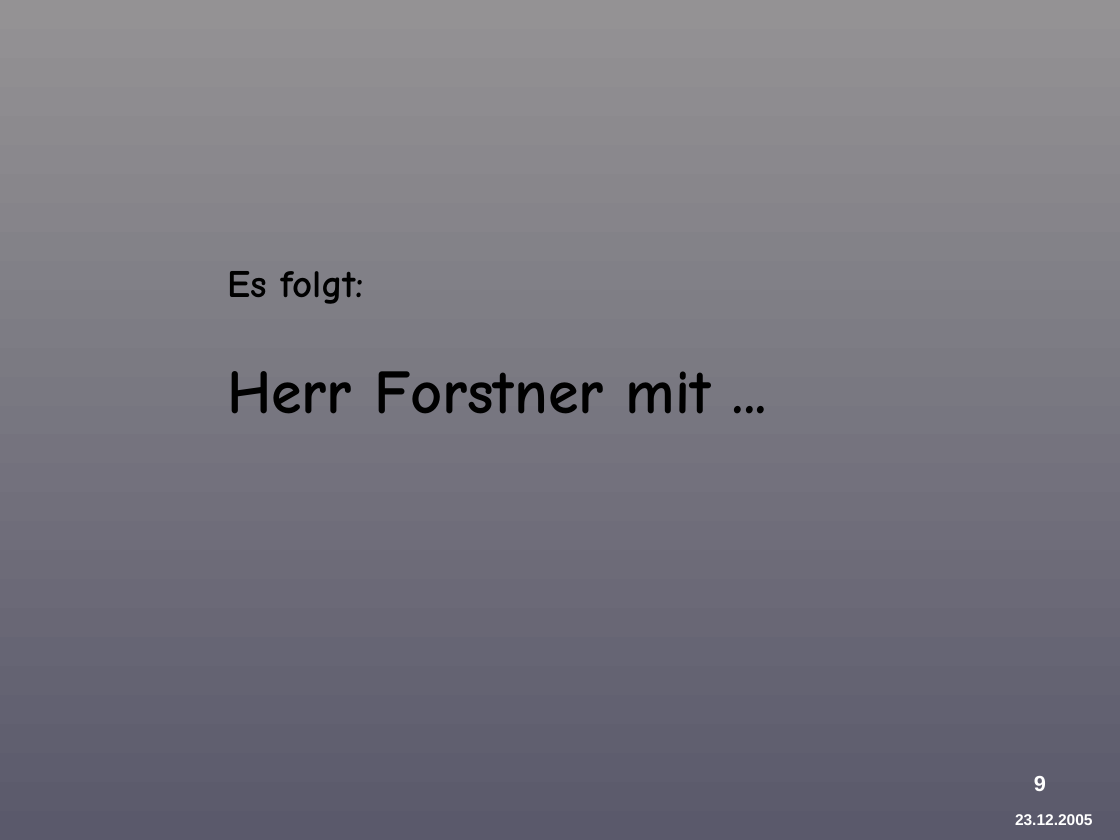
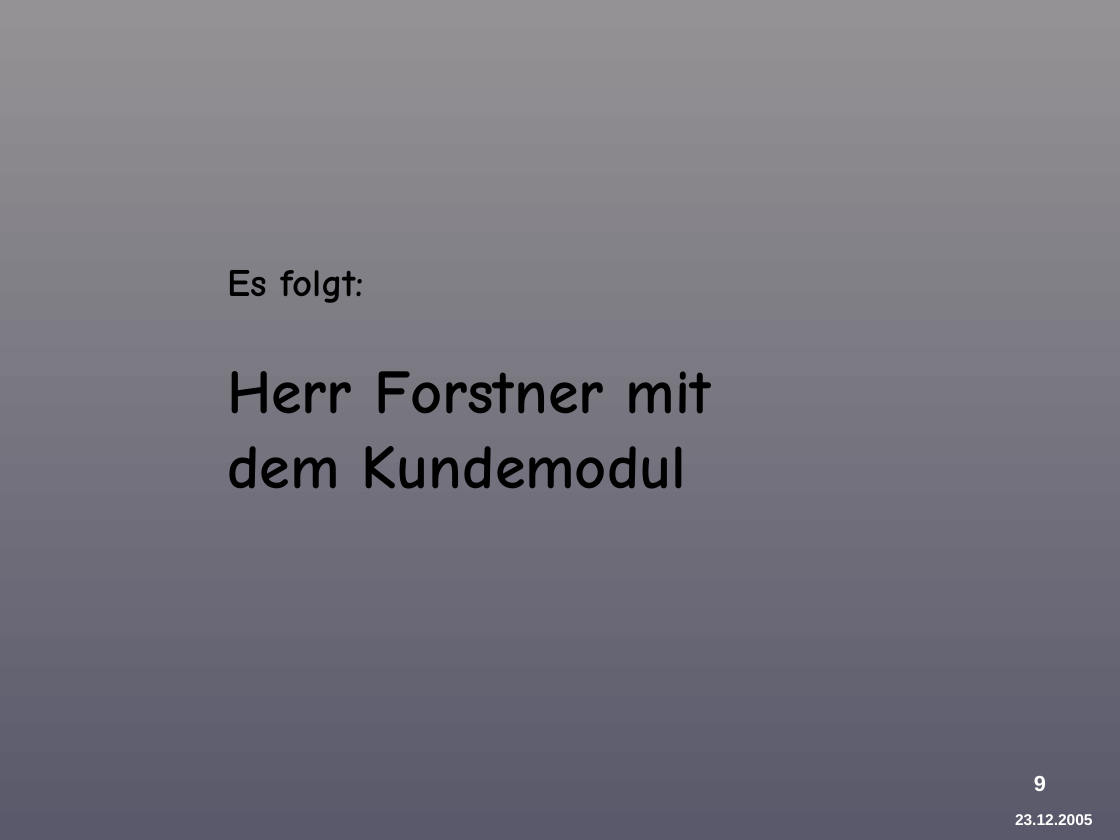
Before and after one commit to BackupTheBerlios/provirent-svn, a slide deck: slide 9 of docu/präsentation/Provirent-Vortrag-2-Griesch.ppt. Drawn at 1120x840 pixels with LibreOffice and Linux fonts; fonts in the diff are those of the drawing; background and template pictures are left out. Boxes give left, top, right and bottom in pixels: in the first picture for what was removed or moved away, otherwise in the second. Text is boxed around its words. In the diff, an @@ line names an element or a change of style, - is before the commit and + after.

```diff
--- a/docu/präsentation/Provirent-Vortrag-2-Griesch.ppt
+++ b/docu/präsentation/Provirent-Vortrag-2-Griesch.ppt
@@ text at <box>227,371,711,489</box>: text changed @@
-Herr Forstner mit ...
+Herr Forstner mit
+dem Kundemodul
```
Also in this commit, not shown: 3 other files.
